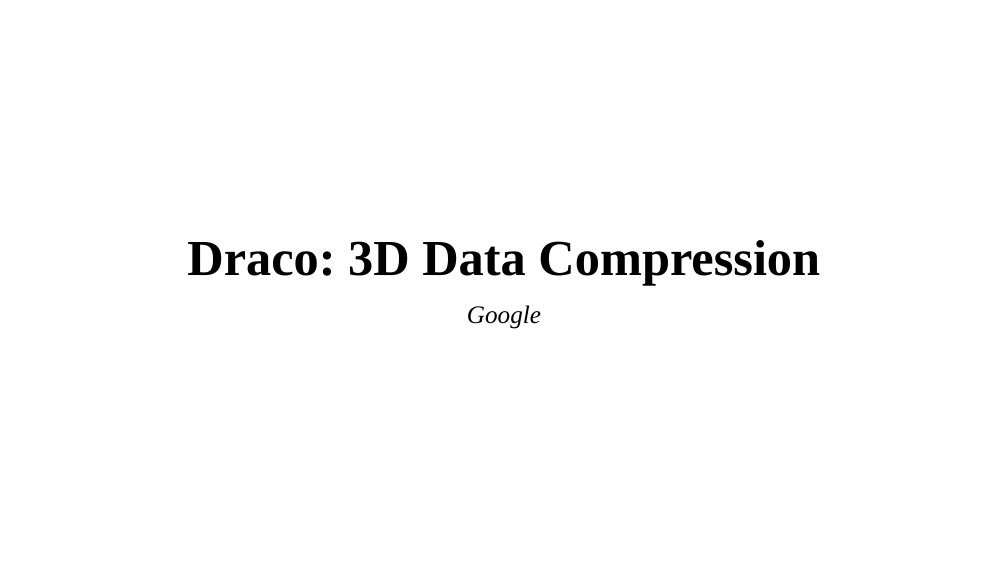
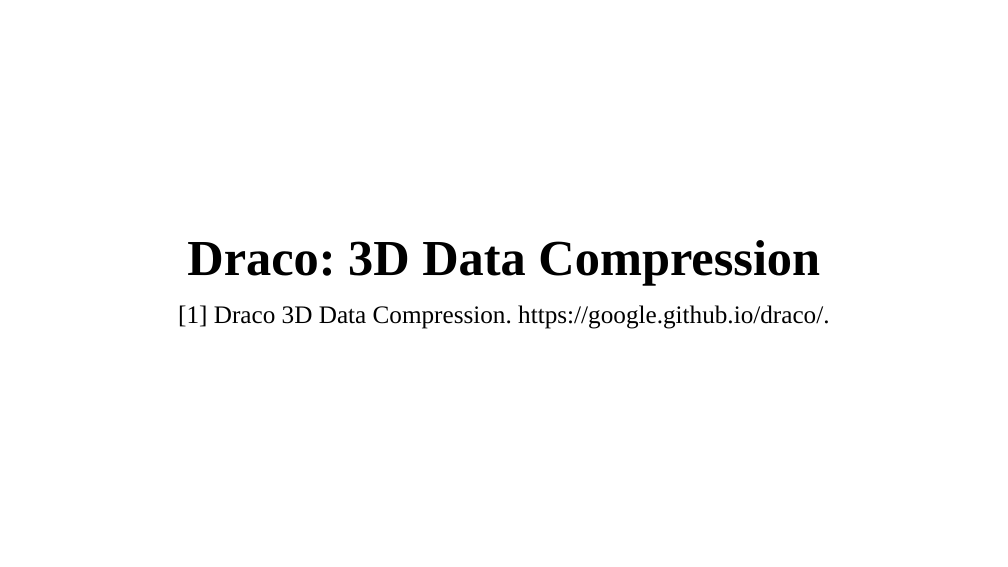
Before and after one commit to BigBang019/Reading, a slide deck: slide 1 of draco/draco.pptx. Drawn at 1008x567 pixels with LibreOffice and Linux fonts; fonts in the diff are those of the drawing. Boxes give left, top, right and bottom in pixels: in the first picture for what was removed or moved away, otherwise in the second. Text is boxed around its words. In the diff, an @@ line names an element or a change of style, - is before the commit and + after.

```diff
--- a/draco/draco.pptx
+++ b/draco/draco.pptx
@@ subtitle at (178,305,829,329): text changed; italic off @@
-Google
+[1] Draco 3D Data Compression. https://google.github.io/draco/.
```
Also in this commit, not shown: 6 other slides changed, 4 slides added, 3 slides removed, 13 other files.
